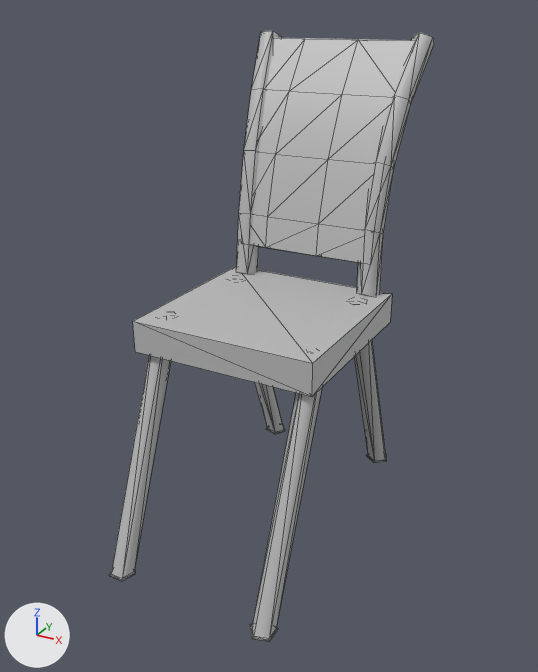
The FBX model Assets/Art/3D/Meshes/Furniture/Chair02.fbx, before and after one commit.
Before and after are seen from a camera (50 mm lens) standing at (0.0024, -0.0746, 0.0709) and looking at (-0.0402, 0.0029, 0.0321). The axes (+X, +Y, +Z) are drawn at lower left. The lights are the same throughout. Mesh edges are drawn as thin lines. Where no turn or scale is listed for an object, it has been applied to the vertices.

The older version as bpy lines, for what is in view:
```python
me_mesh = bpy.data.meshes.new('Mesh')
me_mesh.from_pydata(...)  # 190 vertices, 348 faces; spans x -0.0131..0.0126, y -0.0233..0.0231, z -0.0316..0.032
me_mesh.materials.append(mat_lambert1)  # grey #bcbcbc
ob_pplane7 = bpy.data.objects.new('pPlane7', me_mesh)
ob_pplane7.location = (-0.041, 0.0045, 0.036)
```
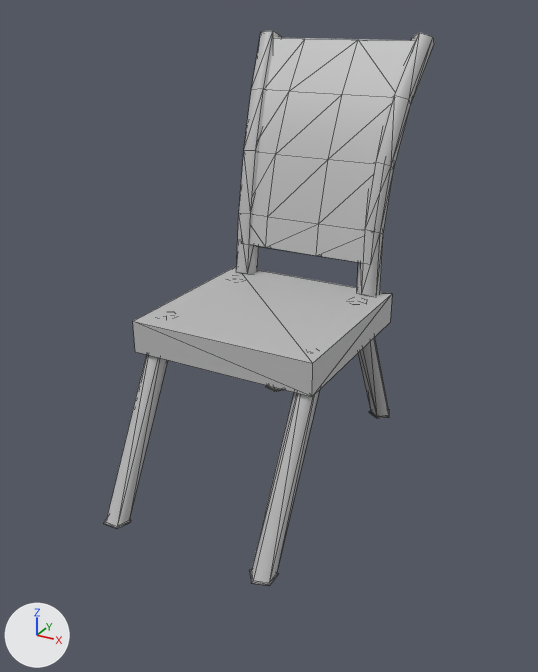
The newer file is also rescaled (x20.05), turned or shifted as a whole; pictures and numbers use the older file's frame.

Pixel boxes (x1, y1, x2, y2) of what changed, in the pictures (538 x 672 px; the box of a moved part takes in the faces that stretch with it):
'pPlane7', reshaped (9% shorter): before (109, 31, 434, 642); after (104, 31, 434, 586)
part 1 of me_mesh, moved or reshaped: before (255, 382, 285, 434); after (266, 386, 283, 392)
part 2 of me_mesh, moved or reshaped: before (250, 388, 322, 642); after (250, 390, 320, 586)
part 3 of me_mesh, moved or reshaped: before (354, 340, 387, 463); after (358, 337, 390, 418)
part 4 of me_mesh, moved or reshaped: before (109, 355, 171, 581); after (104, 355, 168, 529)

The edits, one by one:
me_mesh has 190 vertices, 348 faces and spans x -0.0131..0.0126, y -0.0233..0.0231, z -0.0316..0.032.
me_mesh is used by ob_pplane7; location (-0.041, 0.0045, 0.036).
me_mesh part 1: the loose piece of 22 vertices spanning x -0.0106..-0.0074, y 0.0054..0.0209, z -0.0316..-0.0004 is scaled about its middle by (1, 1, 0.737), then moved by (0.0, 0.0, 0.0041).
me_mesh part 2: the loose piece of 22 vertices spanning x 0.0094..0.0125, y -0.0233..-0.0079, z -0.0316..-0.0004 is scaled about its middle by (1, 1, 0.738), then moved by (0.0, 0.0, 0.0041).
me_mesh part 3: the loose piece of 22 vertices spanning x 0.0077..0.011, y 0.0053..0.0206, z -0.0316..-0.0004 is scaled about its middle by (1, 1, 0.737), then moved by (0.0, 0.0, 0.0041).
me_mesh part 4: the loose piece of 22 vertices spanning x -0.0113..-0.0079, y -0.0231..-0.0078, z -0.0316..-0.0004 is scaled about its middle by (1, 1, 0.738), then moved by (0.0, 0.0, 0.0041).
